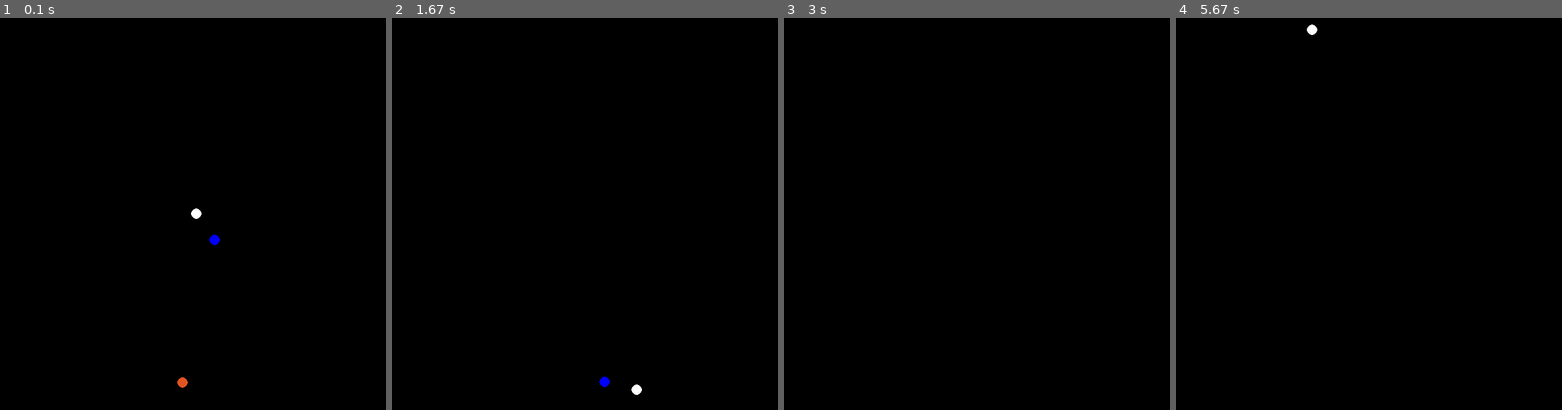
Above: before the commit, frames 1-4 (left to right).
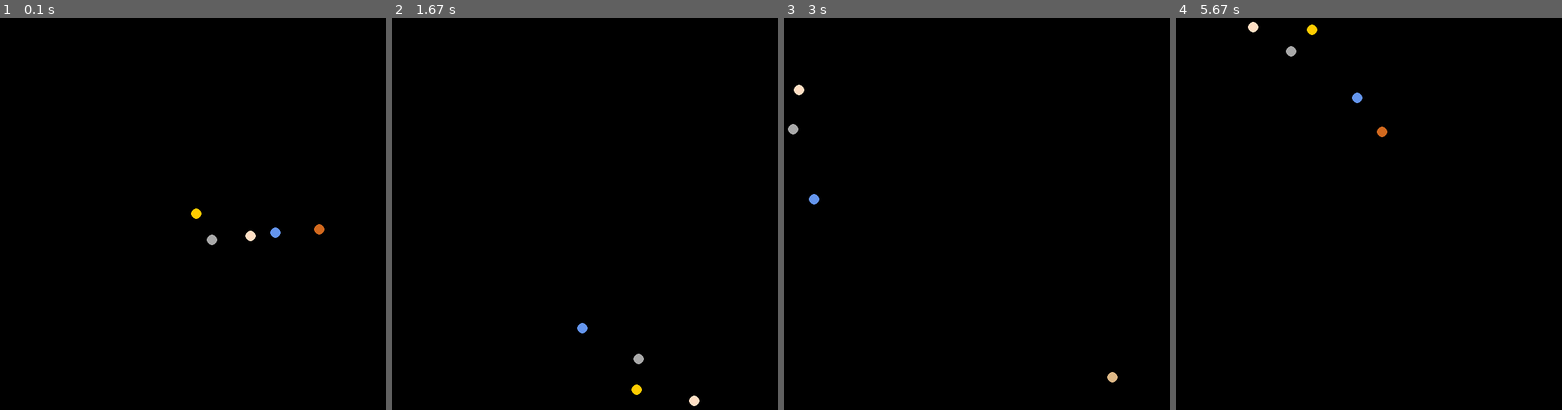
Above: after the commit, the same moments.

Repository: SoraAsc/Celestial-Body-Orbit-Simulator
Game: pygame game, started from main.py
Same seed, same stepped clock (60 frames per second), same inputs: the game is played once before the commit and once after it.
Inputs (mouse positions are in pixels of both pictures, inside the frame that each line leads up to):
- Up to frame 1 (0.1 s): no input
- Up to frame 2 (1.67 s): press the mouse at (588, 237) at 0.37 s; move the mouse to (542, 229) at 0.47 s; release the mouse at (492, 217) at 0.6 s; press the mouse at (588, 237) at 0.7 s; move the mouse to (662, 296) at 0.8 s; release the mouse at (731, 351) at 0.93 s; press the mouse at (588, 237) at 1.03 s; move the mouse to (519, 221) at 1.13 s; release the mouse at (446, 202) at 1.27 s; press the mouse at (588, 237) at 1.37 s; move the mouse to (662, 300) at 1.47 s; release the mouse at (735, 362) at 1.6 s
- Up to frame 3 (3 s): press the mouse at (980, 237) at 1.7 s; move the mouse to (1031, 210) at 1.8 s; release the mouse at (1085, 178) at 1.93 s; press the mouse at (980, 237) at 2.03 s; move the mouse to (919, 245) at 2.13 s; release the mouse at (853, 253) at 2.27 s; press the mouse at (980, 237) at 2.37 s; move the mouse to (922, 159) at 2.47 s; release the mouse at (861, 80) at 2.6 s; press the mouse at (980, 237) at 2.7 s; move the mouse to (922, 214) at 2.8 s; release the mouse at (865, 190) at 2.93 s
- Up to frame 4 (5.67 s): press the mouse at (1372, 237) at 3.03 s; move the mouse to (1426, 245) at 3.13 s; release the mouse at (1477, 257) at 3.27 s; press the mouse at (1372, 237) at 3.37 s; move the mouse to (1311, 237) at 3.47 s; release the mouse at (1249, 237) at 3.6 s; press the mouse at (1372, 237) at 3.7 s; move the mouse to (1326, 174) at 3.8 s; release the mouse at (1276, 112) at 3.93 s; press the mouse at (1372, 237) at 4.03 s; move the mouse to (1430, 241) at 4.13 s; release the mouse at (1484, 245) at 4.27 s; press the mouse at (1372, 237) at 4.37 s; move the mouse to (1388, 194) at 4.47 s; release the mouse at (1399, 151) at 4.6 s; press the mouse at (1372, 237) at 4.7 s; move the mouse to (1434, 182) at 4.8 s; release the mouse at (1496, 123) at 4.93 s; press the mouse at (1372, 237) at 5.03 s; move the mouse to (1353, 284) at 5.13 s; release the mouse at (1330, 331) at 5.27 s; press the mouse at (1372, 237) at 5.37 s; move the mouse to (1403, 296) at 5.47 s; release the mouse at (1430, 351) at 5.6 s

The runs differ from the first frame. In frame 1, 0.3% of the frame differs, in the area x 45-85%, y 48-95%; in frame 2, 0.3%; in frame 3, 0.2%; in frame 4, 0.3%.

Commit message:
feat: added template loader

Diff:
--- a/config.py
+++ b/config.py
@@ -1,9 +1,9 @@
 import numpy as np
 
 # Constants
-WORLD_SIZE = np.array([2000, 2000])
+WORLD_SIZE = np.array([8000, 8000])
 SCREEN_SIZE = np.array([600.0, 600.0])
 CENTER = SCREEN_SIZE // 2    # Screen center in pixels
 G = 6.67430e-11             # Gravitational constant
-DELTA_T = 800000            # Time interval (adjusted for display)
-SCALE = 3e9                 # Scale to convert meters into pixels (adjusted to reduce values)
+DELTA_T = 200000            # Time interval (adjusted for display)
+SCALE = 12e8                 # Scale to convert meters into pixels (adjusted to reduce values)
--- a/main.py
+++ b/main.py
@@ -1,16 +1,4 @@
-import numpy as np
-from celestial_body import CelestialBody
-from config import DELTA_T
 from pygame_manager import PygameManager
-from simulation import Simulation
 
-
-sun = CelestialBody("Sun", 1.989e30, np.array([0.0, 0.0], dtype=np.float64), np.array([0.0, 0.0]), (255, 255, 255))
-earth = CelestialBody("Earth", 5.972e24, np.array([1.496e11, 0.0], dtype=np.float64), np.array([0.0, 29780.0], dtype=np.float64), (0, 0, 255))
-jupiter = CelestialBody("Jupiter", 5.972e24, np.array([0.0, 7.785e11], dtype=np.float64), np.array([-13070.0, 0.0], dtype=np.float64), (226, 84, 33))
-neptune = CelestialBody("Neptune", 1.024e26, np.array([4.495e12, 0], dtype=np.float64), np.array([0, 5400], dtype=np.float64), (0, 0, 205))
-
-bodies = [sun, earth, jupiter, neptune]
-sim = Simulation(bodies, DELTA_T)
-pygame_manager = PygameManager(sim)
+pygame_manager = PygameManager()
 pygame_manager.run()
--- a/pygame_manager.py
+++ b/pygame_manager.py
@@ -1,12 +1,13 @@
 import pygame
 
-from config import CENTER, SCALE, SCREEN_SIZE, WORLD_SIZE
+from config import CENTER, DELTA_T, SCALE, SCREEN_SIZE, WORLD_SIZE
 from simulation import Simulation
+from template_loader import TemplateLoader
 
 class PygameManager:
     """This classs handles the render and pygame interaction"""
 
-    def __init__(self, simulation: Simulation):
+    def __init__(self):
         """Initialize the Pygame Manager
 
         Args:
@@ -15,7 +16,8 @@
 
         pygame.init()
         self.screen = pygame.display.set_mode((SCREEN_SIZE[0], SCREEN_SIZE[1]))
-        self.simulation = simulation
+        self.template_loader = TemplateLoader("templates.json")
+        self.simulation = Simulation(self.template_loader.get_template("solar_system"), DELTA_T)
         self.clock = pygame.time.Clock()
 
         # Initial variabels
@@ -54,7 +56,7 @@
                     if(event.y > 0): # Zoom in
                         self.zoom = min(self.zoom * 1.1, 5)
                     elif event.y < 0: # Zoom out
-                        self.zoom = max(self.zoom / 1.1, 0.1)
+                        self.zoom = max(self.zoom / 1.1, 0.2)
                 elif event.type == pygame.MOUSEBUTTONDOWN: # Start dragging
                     if event.button == 1:  # Left mouse button
                         self.is_dragging = True
@@ -62,7 +64,6 @@
                 elif event.type == pygame.MOUSEBUTTONUP: # Stop dragging
                     if event.button == 1:
                         self.is_dragging = False
-
 
             if self.is_dragging: # Handle panning
                 mouse_x, mouse_y = pygame.mouse.get_pos()
--- /dev/null
+++ b/template_loader.py
@@ -0,0 +1,37 @@
+import json
+import numpy as np
+
+from celestial_body import CelestialBody
+
+class TemplateLoader:
+    """This class handles the load and convertion of json to Celestial Body"""
+
+    def __init__(self, template_file: str):
+        """Initialize the template loader
+
+        Args:
+            template_file (str): Name of the file with the templates
+        """
+        with open(template_file, 'r') as file:
+            self.templates = json.load(file)
+
+    def get_template(self, template_name: str) -> list[CelestialBody]:
+        """Return a template configuration by name.
+
+        Args:
+            template_name (str): Name of the template inside the template file
+
+        Returns:
+            list[CelestialBody]: A list of celestial bodies
+        """
+        bodies = []
+        for data in self.templates.get(template_name, None):
+            body = CelestialBody(
+                name=data["name"],
+                mass=data["mass"],
+                position=np.array(data["position"], dtype="float64"),
+                velocity=np.array(data["velocity"], dtype="float64"),
+                color=data["color"]
+            )
+            bodies.append(body)
+        return bodies
--- /dev/null
+++ b/templates.json
@@ -0,0 +1,74 @@
+{
+    "solar_system": [
+        {
+            "name": "Sun",
+            "mass": 1.989e30,
+            "position": [0, 0],
+            "velocity": [0, 0],
+            "color": [255, 204, 0]
+        },
+        {
+            "name": "Mercury",
+            "mass": 3.285e23,
+            "position": [5.7e10, 0],
+            "velocity": [0, 47890],
+            "color": [169, 169, 169]
+        },
+        {
+            "name": "Venus",
+            "mass": 4.867e24,
+            "position": [1.082e11, 0],
+            "velocity": [0, 35020],
+            "color": [255, 223, 196]
+        },
+        {
+            "name": "Earth",
+            "mass": 5.972e24,
+            "position": [1.496e11, 0],
+            "velocity": [0, 29780],
+            "color": [100, 149, 237]
+        },
+        {
+            "name": "Mars",
+            "mass": 6.39e23,
+            "position": [2.279e11, 0],
+            "velocity": [0, 24070],
+            "color": [210, 105, 30]
+        },
+        {
+            "name": "Pluto",
+            "mass": 1.303e22,
+            "position": [5.906e12, 0],
+            "velocity": [0, 4750],
+            "color": [139, 69, 19]
+        },
+        {
+            "name": "Jupiter",
+            "mass": 1.898e27,
+            "position": [7.785e11, 0],
+            "velocity": [0, 13070],
+            "color": [222, 184, 135]
+        },
+        {
+            "name": "Saturn",
+            "mass": 5.683e26,
+            "position": [1.433e12, 0],
+            "velocity": [0, 9680],
+            "color": [245, 222, 179]
+        },
+        {
+            "name": "Uranus",
+            "mass": 8.681e25,
+            "position": [2.872e12, 0],
+            "velocity": [0, 6800],
+            "color": [175, 238, 238]
+        },
+        {
+            "name": "Neptune",
+            "mass": 1.024e26,
+            "position": [4.495e12, 0],
+            "velocity": [0, 5400],
+            "color": [0, 0, 205]
+        }
+    ]
+}
